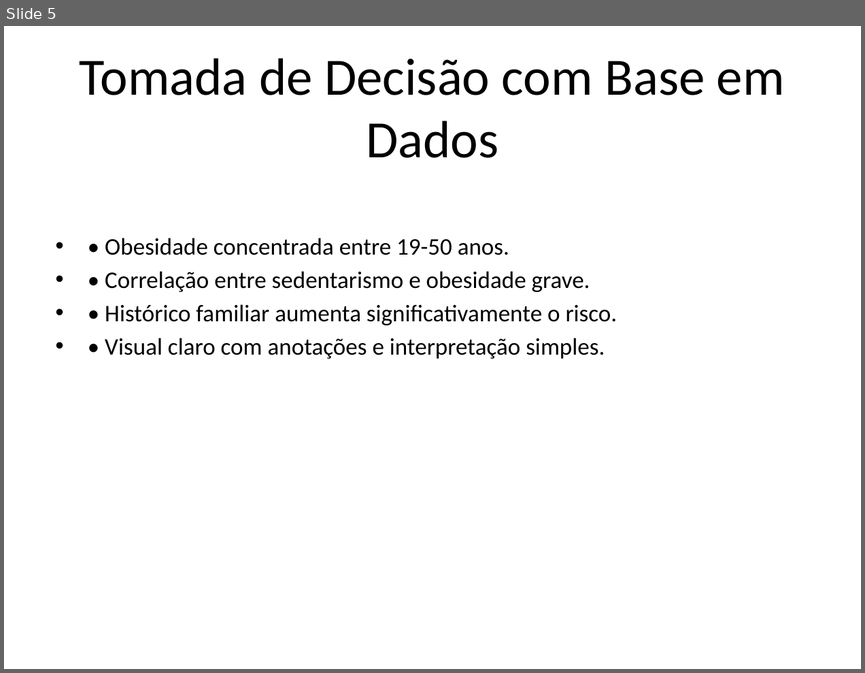
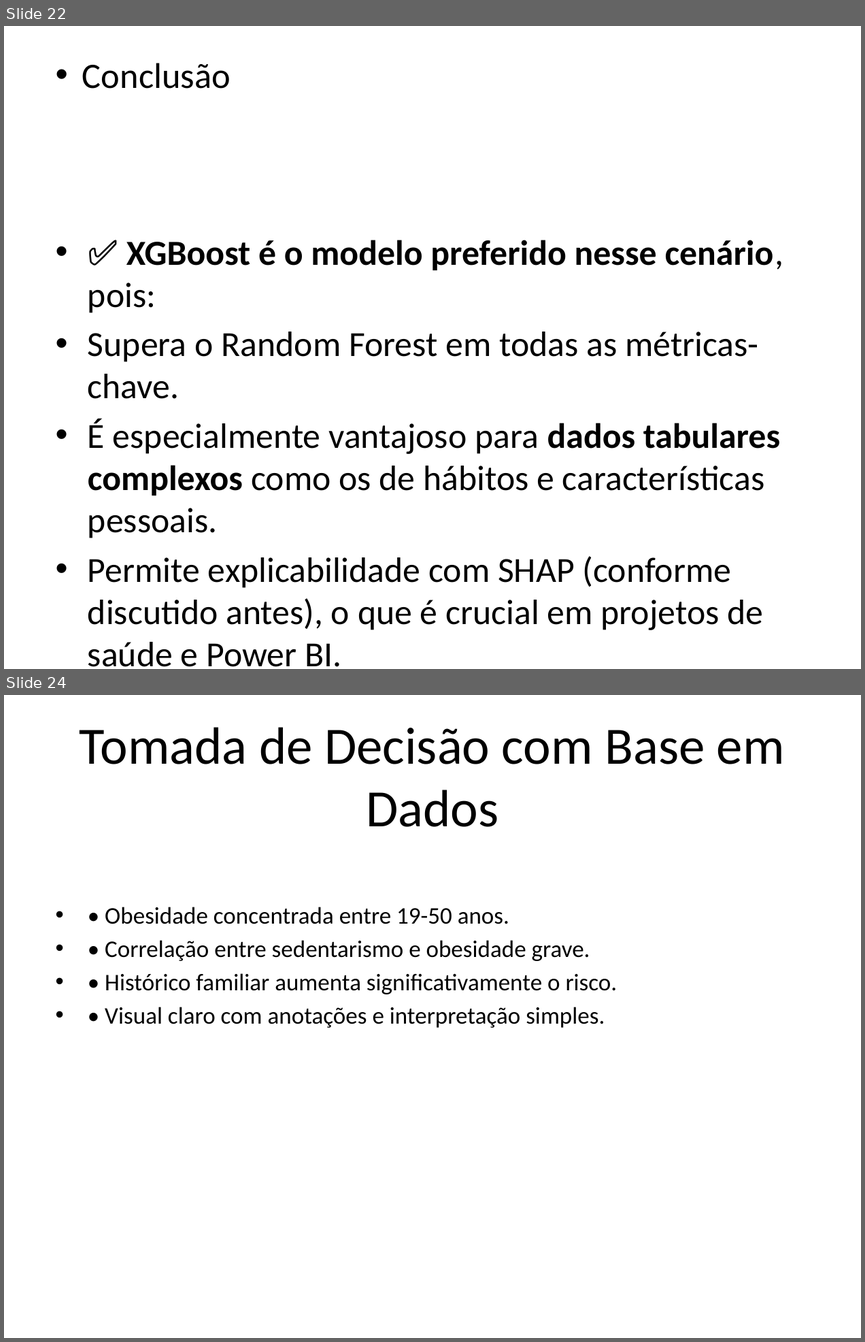
Before and after one commit to Naiderossi/Tech4, a slide deck: Apresentacao_TechChallenge_Obesidade.pptx. Shown one above the other, each under a label of ours: slide 5 before the commit, slides 22 and 24 after it; the slides between them are not shown. The pictures are 865x673 and 865x1342 pixels, drawn with LibreOffice and Linux fonts; fonts in the diff are those of the drawing. Boxes give left, top, right and bottom in pixels: in the first picture for what was removed or moved away, otherwise in the second. Text is boxed around its words. In the diff, an @@ line names an element or a change of style, - is before the commit and + after.

```diff
--- a/Apresentacao_TechChallenge_Obesidade.pptx
+++ b/Apresentacao_TechChallenge_Obesidade.pptx
@@ slide 22 added at (x1=4, y1=26, x2=861, y2=669), background #FFFFFF @@
@@ title added at (x1=82, y1=63, x2=230, y2=89), 30 pt, text #000000 @@
+• Conclusão
@@ text added at (x1=88, y1=240, x2=784, y2=667), 29.6 pt, text #000000 @@
+• ✅ XGBoost é o modelo preferido nesse cenário, pois:
+• Supera o Random Forest em todas as métricas-chave.
+• É especialmente vantajoso para dados tabulares complexos como os de hábitos e características pessoais.
+• Permite explicabilidade com SHAP (conforme discutido antes), o que é crucial em projetos de saúde e Power BI.
@@ what was slide 5 is now slide 24 @@
```
Also in this commit, not shown: 5 slides changed, 18 other slides added.
